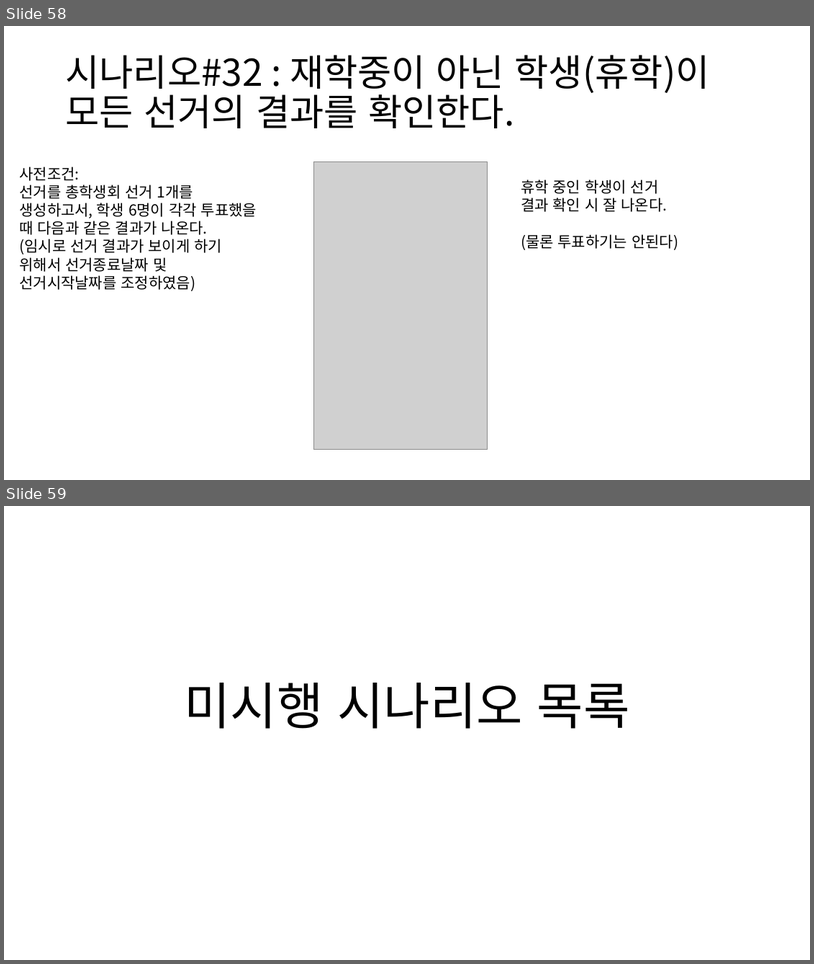
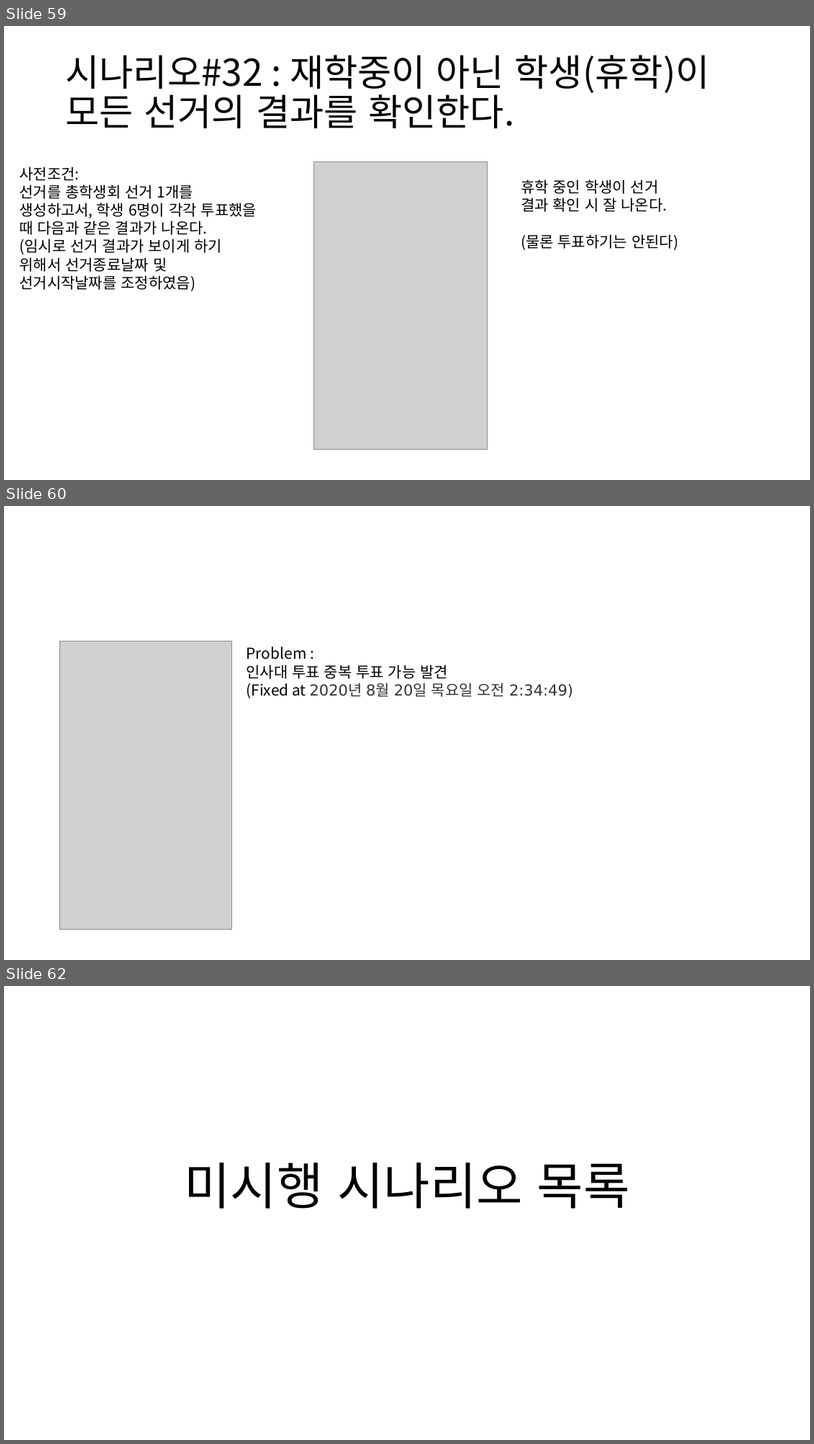
Before and after one commit to BL-UCKSS/evote-project, a slide deck: Document/Testcase/Testcase #1.pptx. Shown one above the other, each under a label of ours: slides 58 and 59 before the commit, slides 59, 60 and 62 after it; the slides between them are not shown. The pictures are 814x964 and 814x1444 pixels, drawn with LibreOffice and Linux fonts; fonts in the diff are those of the drawing; grey boxes stand for pictures. Boxes give left, top, right and bottom in pixels: in the first picture for what was removed or moved away, otherwise in the second. Text is boxed around its words. In the diff, an @@ line names an element or a change of style, - is before the commit and + after.

```diff
--- a/Document/Testcase/Testcase #1.pptx
+++ b/Document/Testcase/Testcase #1.pptx
@@ slide 60 added at (4,506,810,960), background #FFFFFF @@
@@ picture added at (59,641,232,929) @@
@@ text added at (247,646,574,698), 18 pt, text #000000 @@
+Problem :
+인사대 투표 중복 투표 가능 발견
+(Fixed at 2020년 8월 20일 목요일 오전 2:34:49)
@@ what was slide 58 is now slide 59 @@
@@ what was slide 59 is now slide 62 @@
```
Also in this commit, not shown: 3 slides changed, 2 other slides added.
